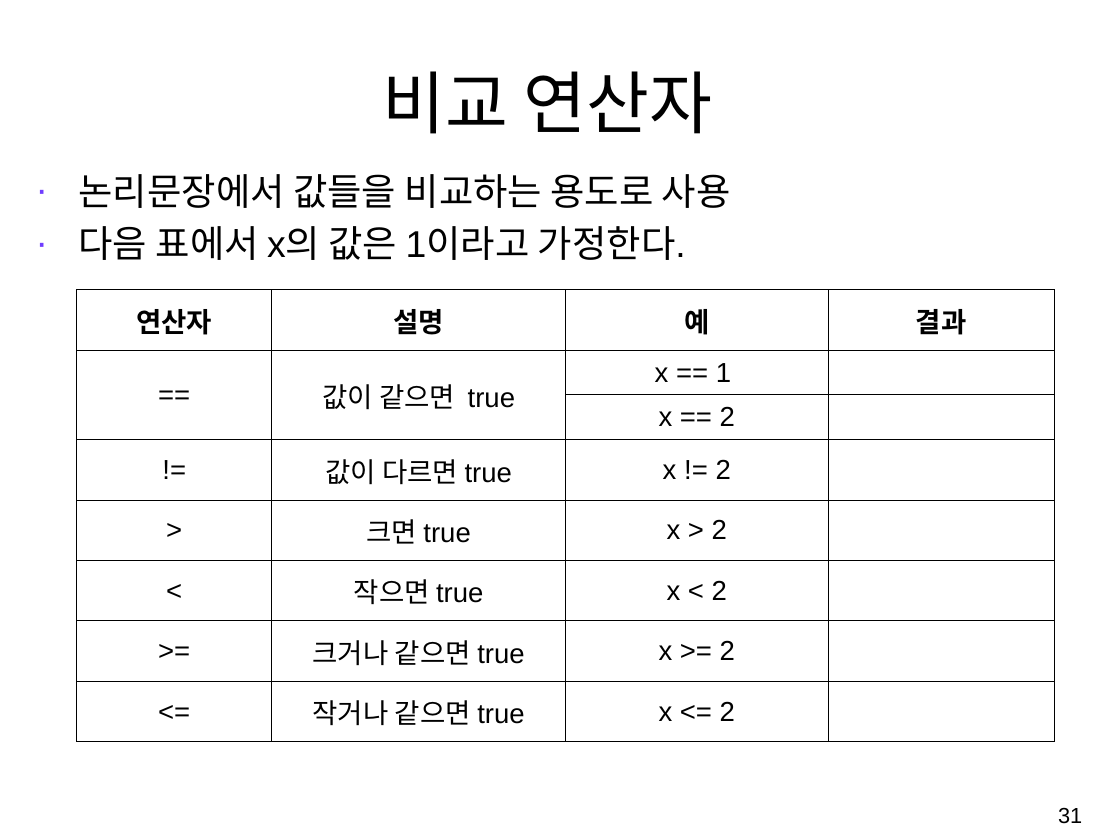
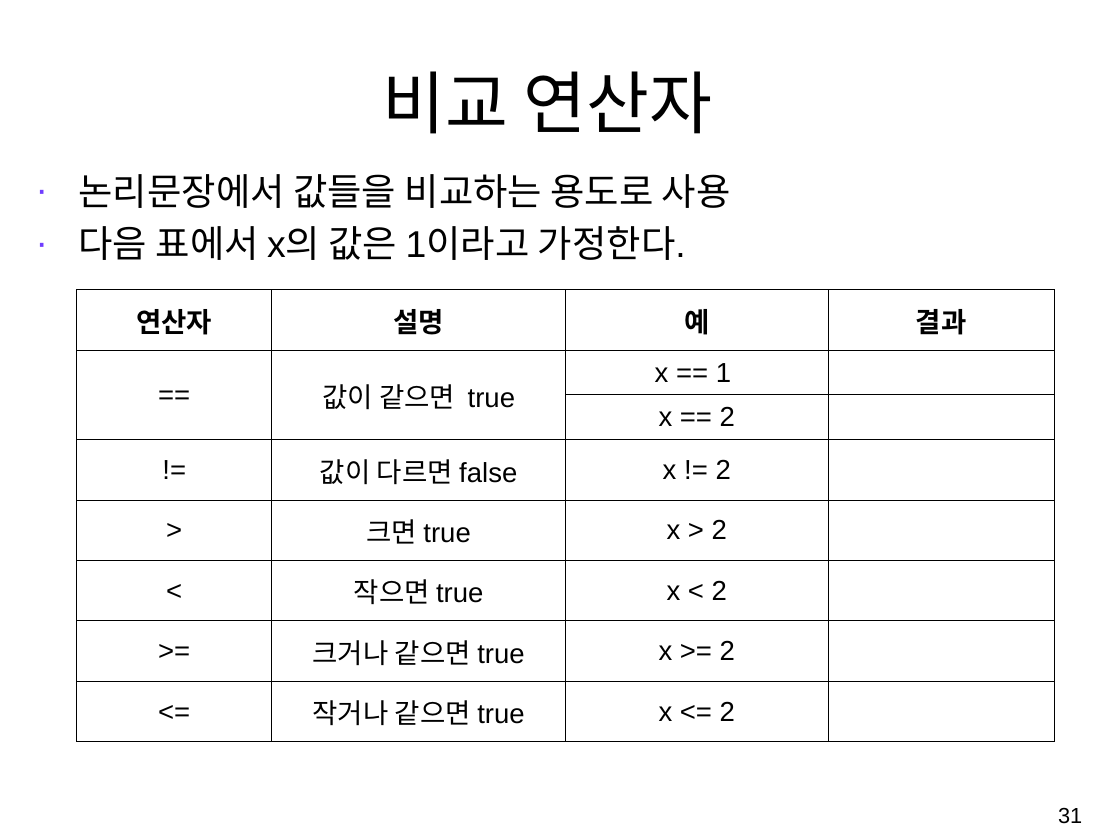
Before and after one commit to pigking51/maple, a slide deck: slide 31 of 수업자료/8. 스크립트기초.pptx. Drawn at 1120x840 pixels with LibreOffice and Linux fonts; fonts in the diff are those of the drawing. Boxes give left, top, right and bottom in pixels: in the first picture for what was removed or moved away, otherwise in the second. Text is boxed around its words. In the diff, an @@ line names an element or a change of style, - is before the commit and + after.

```diff
--- a/수업자료/8. 스크립트기초.pptx
+++ b/수업자료/8. 스크립트기초.pptx
@@ table at <box>77,290,1054,742</box> @@
-row 4, column 2: 값이 다르면 true
+row 4, column 2: 값이 다르면 false
```
Also in this commit, not shown: 5 other slides changed, 6 other files.
